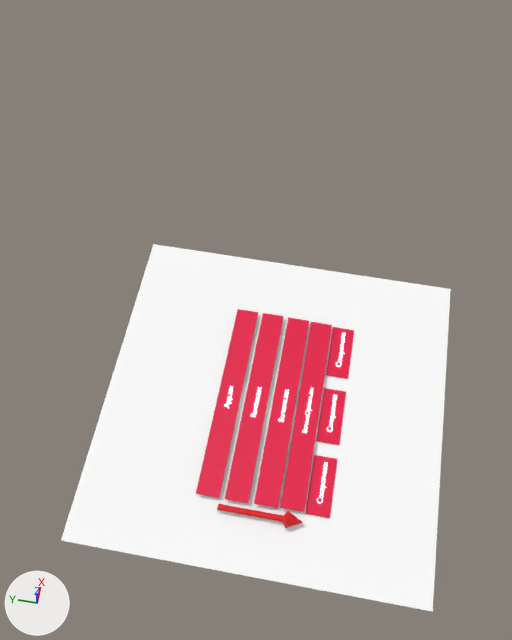
Before and after pictures for a commit that changed the Blender file builder_presentation_slides.blend.
Both versions are drawn from a camera (50 mm lens) standing at (-36.0, 0.6, 84.8) and looking at (14.6, 9.8, -5.1). Arrows for +X, +Y and +Z are at lower left; the lights stay in place.

Script lines for the objects in view, before the commit:
```python
ob_cone = bpy.data.objects.new('Cone', me_cone)
ob_cone.location = (-14.43, -0.14, 0.267)
ob_cone.rotation_euler = (1.571, 0.0, 0.0)  # degrees (90, 0, 0)
ob_plane = bpy.data.objects.new('Plane', me_plane)
ob_plane.location = (-0.242, 7.092, 0.239)
ob_plane.scale = (13.1, 1.45, 1.45)
ob_plane_001 = bpy.data.objects.new('Plane.001', me_plane_001)
ob_plane_001.location = (-0.222, 10.64, 0.183)
ob_plane_001.scale = (13.1, 1.45, 1.45)
ob_plane_002 = bpy.data.objects.new('Plane.002', me_plane_003)
ob_plane_002.location = (-0.242, 3.534, 0.239)
ob_plane_002.scale = (13.0, 1.45, 1.45)
ob_plane_003 = bpy.data.objects.new('Plane.003', me_plane_004)
ob_plane_003.location = (-0.242, 0.362, 0.239)
ob_plane_003.scale = (12.9, 1.45, 1.45)
ob_plane_004 = bpy.data.objects.new('Plane.004', me_plane_005)
ob_plane_004.location = (-0.306, -2.705, -0.234)
ob_plane_004.scale = (3.7, 1.45, 1.45)
ob_plane_005 = bpy.data.objects.new('Plane.005', me_plane_006)
ob_plane_005.location = (-9.532, -2.705, -0.234)
ob_plane_005.scale = (3.7, 1.45, 1.45)
ob_plane_006 = bpy.data.objects.new('Plane.006', me_plane_007)
ob_plane_006.location = (8.992, -2.705, -0.234)
ob_plane_006.scale = (3.7, 1.45, 1.45)
ob_plane_007 = bpy.data.objects.new('Plane.007', me_plane_008)
ob_plane_007.location = (0.2, 4.8, -0.4)
ob_plane_007.scale = (21.7, 21.7, 21.7)
```
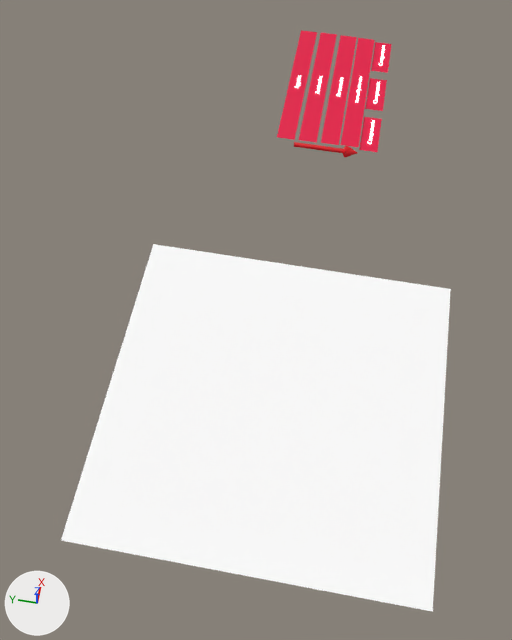
The change, as a list of edits to the scene's bpy script:
```text
Change ob_plane:
    add ob_plane.parent = ob_empty
    add ob_plane.matrix_parent_inverse = Matrix(((1.0, 0.0, 0.0, 0.435), (0.0, 1.0, 0.0, 0.0562), (0.0, 0.0, 1.0, -6.207), (0.0, 0.0, 0.0, 1.0)))
Change ob_plane_001:
    add ob_plane_001.parent = ob_empty
    add ob_plane_001.matrix_parent_inverse = Matrix(((1.0, 0.0, 0.0, 0.435), (0.0, 1.0, 0.0, 0.0562), (0.0, 0.0, 1.0, -6.207), (0.0, 0.0, 0.0, 1.0)))
Change ob_plane_002:
    add ob_plane_002.parent = ob_empty
    add ob_plane_002.matrix_parent_inverse = Matrix(((1.0, 0.0, 0.0, 0.435), (0.0, 1.0, 0.0, 0.0562), (0.0, 0.0, 1.0, -6.207), (0.0, 0.0, 0.0, 1.0)))
Change ob_plane_003:
    add ob_plane_003.parent = ob_empty
    add ob_plane_003.matrix_parent_inverse = Matrix(((1.0, 0.0, 0.0, 0.435), (0.0, 1.0, 0.0, 0.0562), (0.0, 0.0, 1.0, -6.207), (0.0, 0.0, 0.0, 1.0)))
Change ob_plane_004:
    add ob_plane_004.parent = ob_empty
    add ob_plane_004.matrix_parent_inverse = Matrix(((1.0, 0.0, 0.0, 0.435), (0.0, 1.0, 0.0, 0.0562), (0.0, 0.0, 1.0, -6.207), (0.0, 0.0, 0.0, 1.0)))
Change ob_plane_005:
    add ob_plane_005.parent = ob_empty
    add ob_plane_005.matrix_parent_inverse = Matrix(((1.0, 0.0, 0.0, 0.435), (0.0, 1.0, 0.0, 0.0562), (0.0, 0.0, 1.0, -6.207), (0.0, 0.0, 0.0, 1.0)))
Change ob_plane_006:
    add ob_plane_006.parent = ob_empty
    add ob_plane_006.matrix_parent_inverse = Matrix(((1.0, 0.0, 0.0, 0.435), (0.0, 1.0, 0.0, 0.0562), (0.0, 0.0, 1.0, -6.207), (0.0, 0.0, 0.0, 1.0)))
Change ob_cone:
    add ob_cone.parent = ob_empty
    add ob_cone.matrix_parent_inverse = Matrix(((1.0, 0.0, 0.0, 0.435), (0.0, 1.0, 0.0, 0.0562), (0.0, 0.0, 1.0, -6.207), (0.0, 0.0, 0.0, 1.0)))
Change ob_text:
    add ob_text.parent = ob_empty
    add ob_text.matrix_parent_inverse = Matrix(((1.0, 0.0, 0.0, 0.435), (0.0, 1.0, 0.0, 0.0562), (0.0, 0.0, 1.0, -6.207), (0.0, 0.0, 0.0, 1.0)))
Change ob_text_001:
    add ob_text_001.parent = ob_empty
    add ob_text_001.matrix_parent_inverse = Matrix(((1.0, 0.0, 0.0, 0.435), (0.0, 1.0, 0.0, 0.0562), (0.0, 0.0, 1.0, -6.207), (0.0, 0.0, 0.0, 1.0)))
Change ob_text_002:
    add ob_text_002.parent = ob_empty
    add ob_text_002.matrix_parent_inverse = Matrix(((1.0, 0.0, 0.0, 0.435), (0.0, 1.0, 0.0, 0.0562), (0.0, 0.0, 1.0, -6.207), (0.0, 0.0, 0.0, 1.0)))
Change ob_text_003:
    add ob_text_003.parent = ob_empty
    add ob_text_003.matrix_parent_inverse = Matrix(((1.0, 0.0, 0.0, 0.435), (0.0, 1.0, 0.0, 0.0562), (0.0, 0.0, 1.0, -6.207), (0.0, 0.0, 0.0, 1.0)))
Change ob_text_004:
    add ob_text_004.parent = ob_empty
    add ob_text_004.matrix_parent_inverse = Matrix(((1.0, 0.0, 0.0, 0.435), (0.0, 1.0, 0.0, 0.0562), (0.0, 0.0, 1.0, -6.207), (0.0, 0.0, 0.0, 1.0)))
Change ob_text_005:
    add ob_text_005.parent = ob_empty
    add ob_text_005.matrix_parent_inverse = Matrix(((1.0, 0.0, 0.0, 0.435), (0.0, 1.0, 0.0, 0.0562), (0.0, 0.0, 1.0, -6.207), (0.0, 0.0, 0.0, 1.0)))
Change ob_text_006:
    add ob_text_006.parent = ob_empty
    add ob_text_006.matrix_parent_inverse = Matrix(((1.0, 0.0, 0.0, 0.435), (0.0, 1.0, 0.0, 0.0562), (0.0, 0.0, 1.0, -6.207), (0.0, 0.0, 0.0, 1.0)))
Add ob_empty:
    ob_empty = bpy.data.objects.new('Empty', None)
    ob_empty.location = (58.41, -0.0562, 6.207)
```

Boxes (x1, y1, x2, y2) around the edits, measured in the pictures (512 x 640 px):
'Plane.002', moved: before (254, 317, 309, 508); after (321, 35, 357, 145)
'Plane', moved: before (225, 313, 284, 503); after (299, 33, 337, 143)
'Plane.003', moved: before (280, 322, 332, 512); after (341, 38, 375, 147)
'Plane.001', moved: before (196, 309, 258, 498); after (277, 30, 317, 140)
'Plane.005', moved: before (306, 455, 337, 518); after (359, 117, 382, 152)
'Plane.004', moved: before (316, 388, 346, 445); after (365, 78, 387, 111)
'Plane.006', moved: before (326, 327, 354, 379); after (371, 42, 391, 73)
'Cone', moved: before (217, 504, 303, 528); after (294, 142, 357, 158)
'Text.003', moved: before (302, 388, 314, 433); after (355, 76, 362, 103)
'Text.005', moved: before (317, 462, 328, 504); after (367, 120, 375, 144)
'Text.004', moved: before (327, 394, 337, 432); after (373, 82, 380, 104)
'Text.006', moved: before (336, 333, 346, 367); after (379, 45, 385, 66)
'Text.001', moved: before (251, 387, 262, 417); after (315, 76, 322, 94)
'Text.002', moved: before (278, 390, 289, 422); after (336, 78, 343, 97)
'Text', moved: before (224, 386, 234, 408); after (295, 75, 301, 88)
